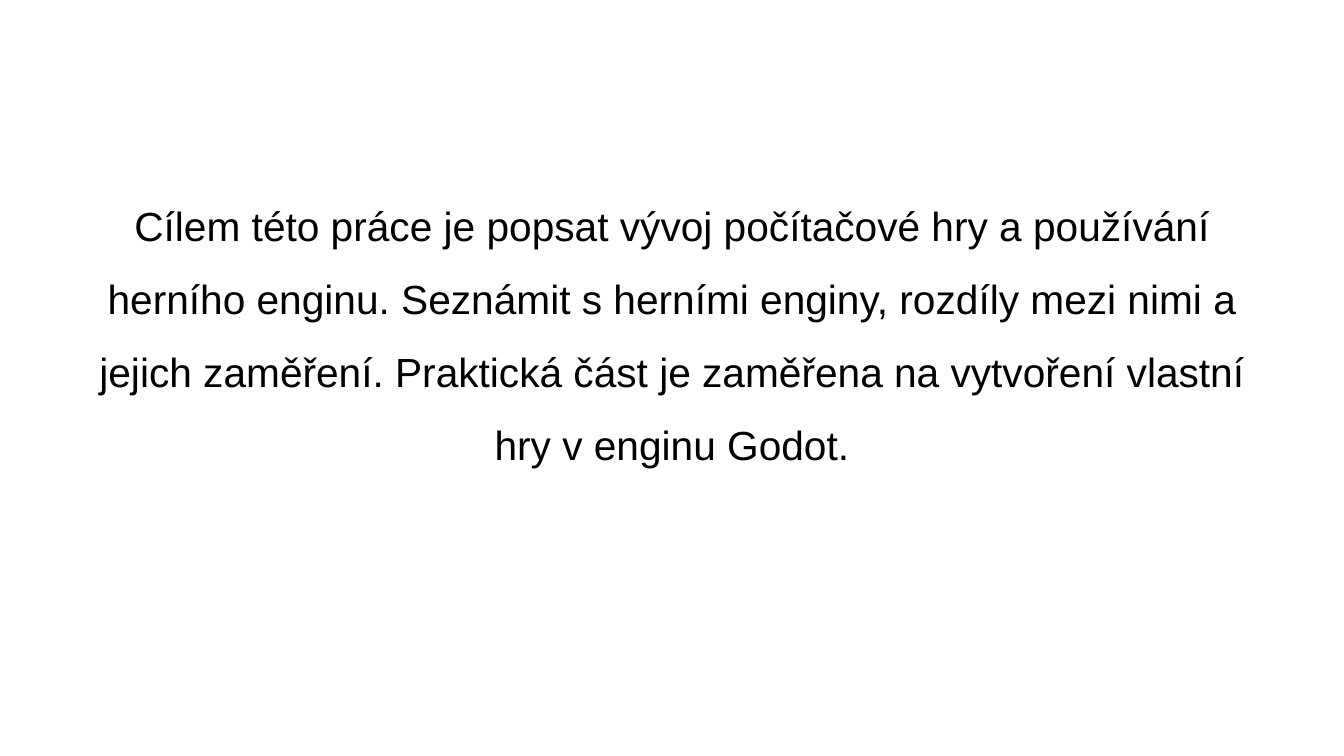
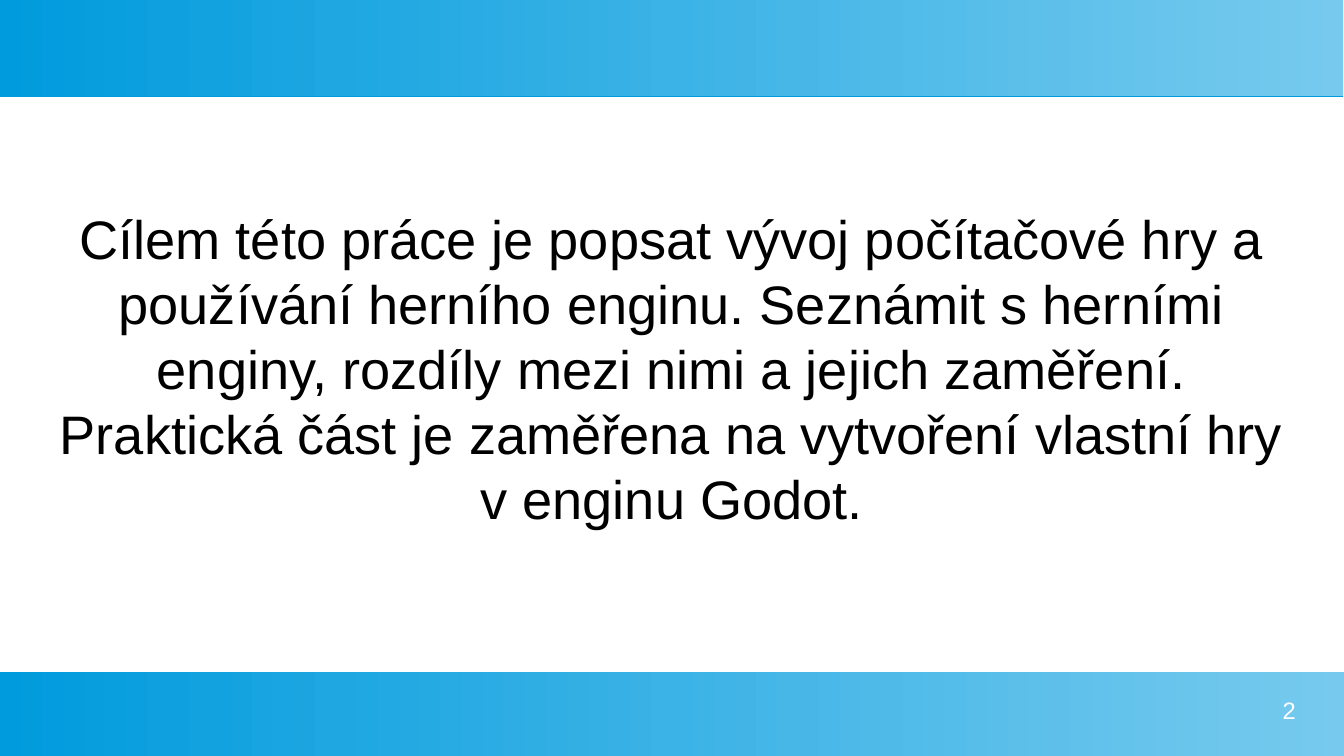
Before and after one commit to xelaxefensor/Maturitni-prace-Vyvoj-v-hernim-enginu, a slide deck: slide 2 of tusl_prezentace.odp. Drawn at 1344x756 pixels with LibreOffice and Linux fonts; fonts in the diff are those of the drawing. Boxes give left, top, right and bottom in pixels: in the first picture for what was removed or moved away, otherwise in the second. Text is boxed around its words. In the diff, an @@ line names an element or a change of style, - is before the commit and + after.

```diff
--- a/tusl_prezentace.odp
+++ b/tusl_prezentace.odp
@@ rectangle added at (x1=0, y1=0, x2=1344, y2=96), fill gradient #77CAEE to #75C9EE to #73C9ED to #71C8ED to #6FC7ED to #6EC6ED @@
@@ subtitle "Cílem této práce je popsat ..." moved from (x1=99, y1=211, x2=1244, y2=468) to (x1=60, y1=219, x2=1282, y2=529) @@
@@ subtitle "Cílem této práce je popsat ..." at (x1=60, y1=219, x2=1282, y2=529): size 24 to 32 pt, highlight none to #FFFFFF; line spacing 1.5 to 1; less space between paragraphs @@
@@ rectangle added at (x1=0, y1=672, x2=1344, y2=756), fill gradient #77CAEE to #75C9EE to #73C9ED to #71C8ED to #6FC7ED to #6EC6ED @@
@@ page number added at (x1=1283, y1=702, x2=1296, y2=719), 14 pt, text #FFFFFF @@
+2
```
Also in this commit, not shown: 6 other slides changed.
